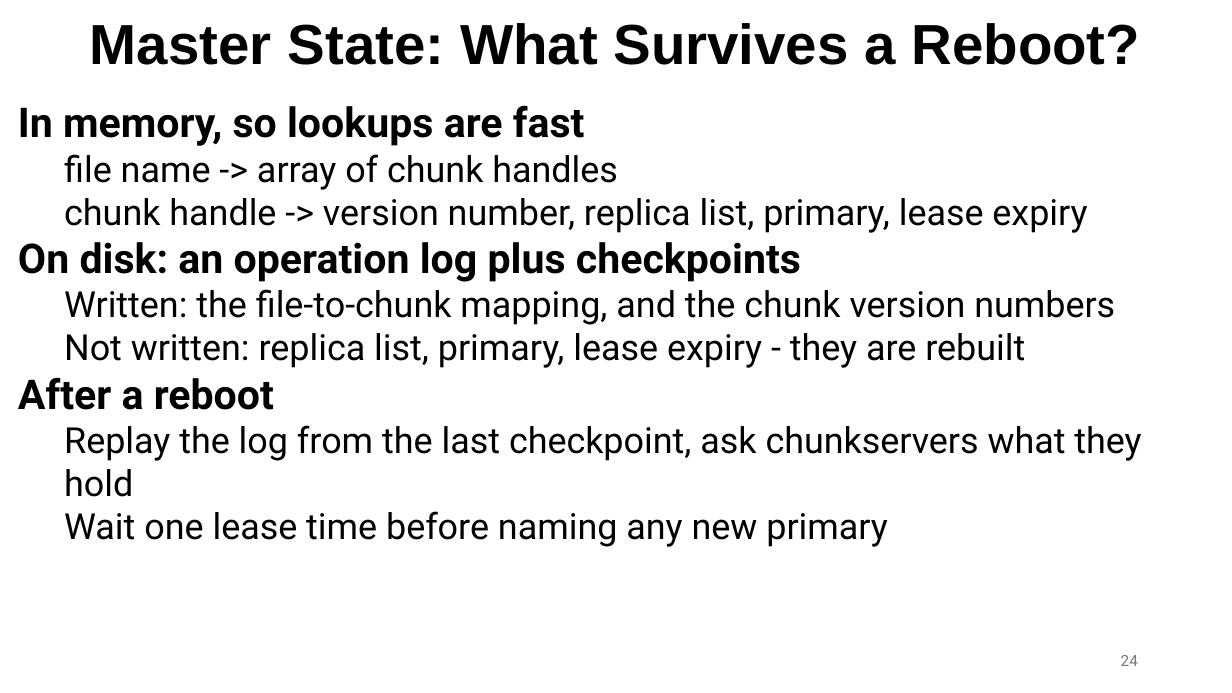
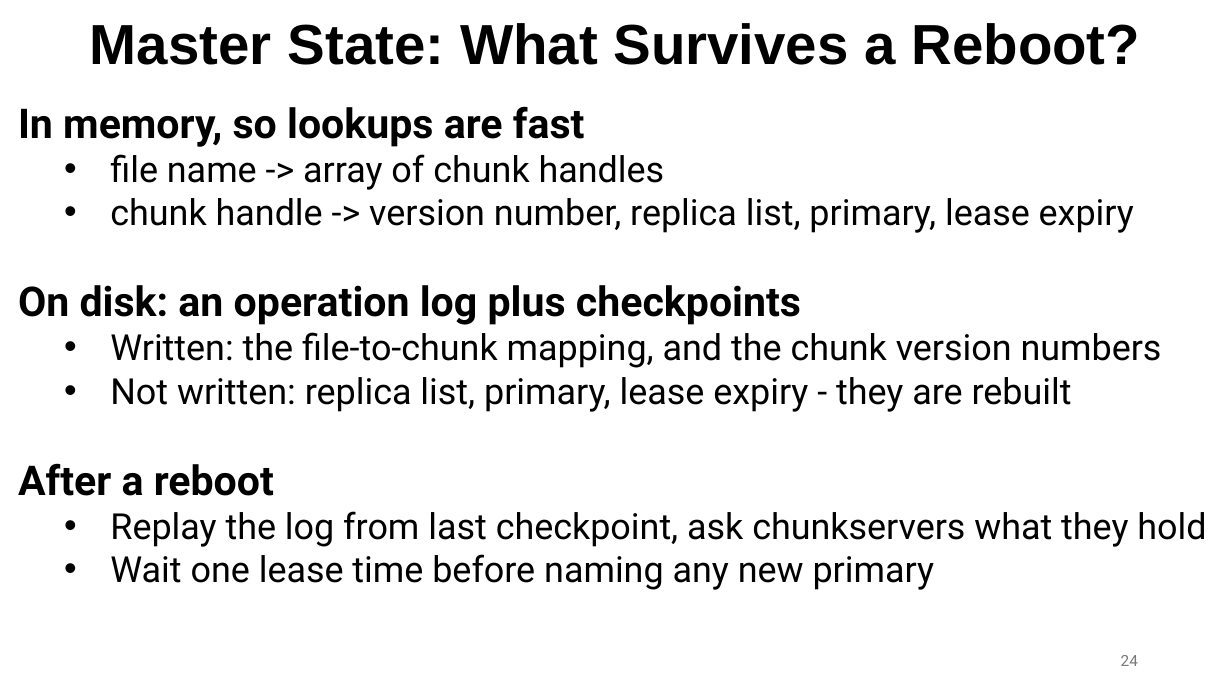
Before and after one commit to ec528/ec528.github.io, a slide deck: slide 24 of slides/fall26/4-gfs.pptx. Drawn at 1232x693 pixels with LibreOffice and Linux fonts; fonts in the diff are those of the drawing. Boxes give left, top, right and bottom in pixels: in the first picture for what was removed or moved away, otherwise in the second. Text is boxed around its words. In the diff, an @@ line names an element or a change of style, - is before the commit and + after.

```diff
--- a/slides/fall26/4-gfs.pptx
+++ b/slides/fall26/4-gfs.pptx
@@ text at bbox=[110, 154, 1162, 590]: bullet none to • @@
@@ text at bbox=[110, 511, 1206, 547]: text changed @@
-Replay the log from the last checkpoint, ask chunkservers what they hold
+• Replay the log from last checkpoint, ask chunkservers what they hold
```
Also in this commit, not shown: 6 other slides changed.
